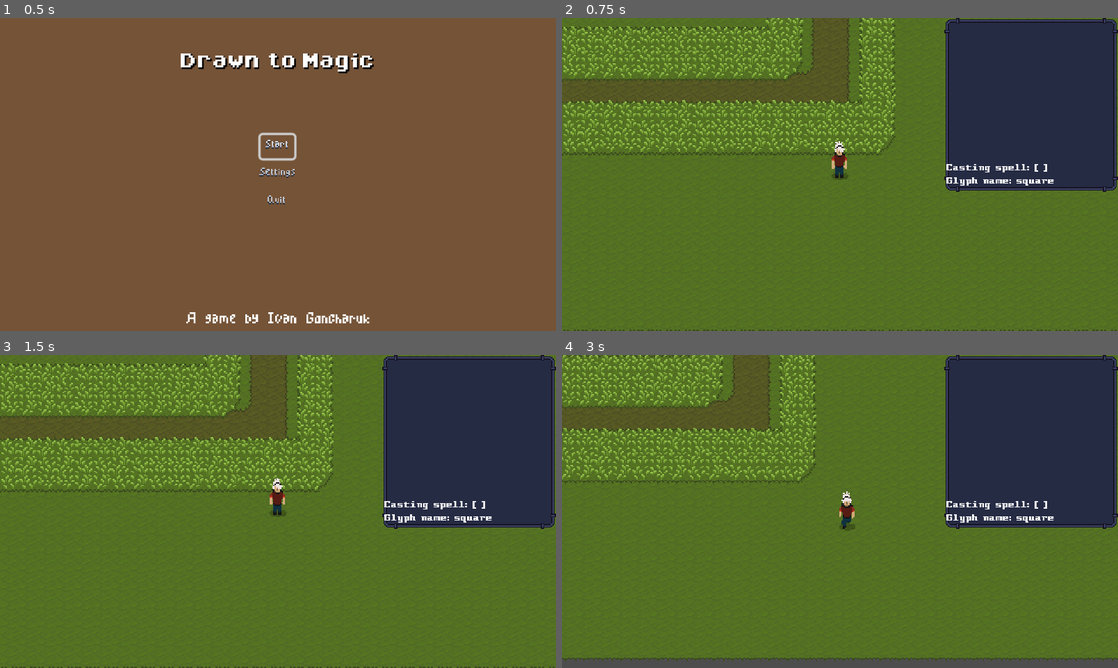
Above: before the commit, frames 1-4 (two rows, left to right).
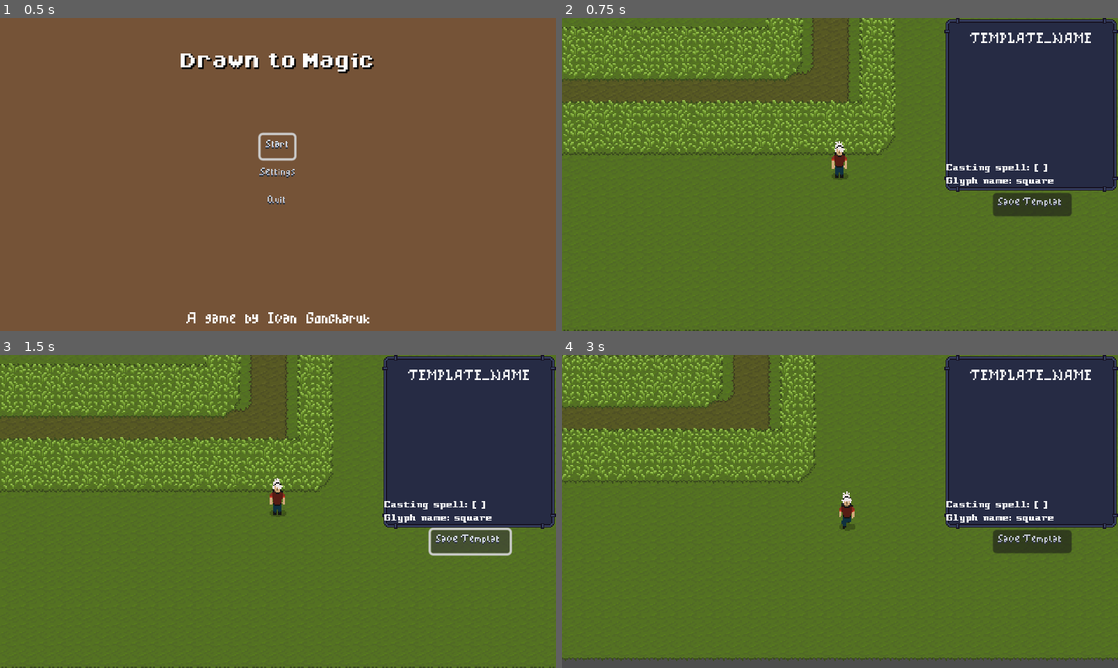
Above: after the commit, the same moments.

Repository: ivangoncharuk/DrawnToMagic
Game: Godot game, scene res://gui/main_menu/main_menu.tscn
Same seed, same stepped clock (60 frames per second), same inputs: the game is played once before the commit and once after it.
Inputs (mouse positions are in pixels of both pictures, inside the frame that each line leads up to):
- Up to frame 1 (0.5 s): no input
- Up to frame 2 (0.75 s): click "Start" at 0.5 s
- Up to frame 3 (1.5 s): click (472, 542) at 1.25 s, where only the run after the commit has a clickable "Save Template"
- Up to frame 4 (3 s): move the mouse to (962, 495) at 2.02 s; hold D (right) 2.03-2.78 s; hold G (show_glyph_drawing_window) 2.03-2.78 s; click (962, 495) at 2.17 s; move the mouse to (728, 527) at 2.77 s; hold S (down) from 2.78 s (still down); tap G (show_glyph_drawing_window) at 2.85 s

Frame 1 is identical in both runs. In frame 2, 1.4% of the frame differs, in the area x 73-96%, y 4-64%; in frame 3, 1.7%, in the area x 73-96%, y 4-65%; in frame 4, 1.4%.

Commit message:
Added button and label to drawing scene on level

Diff:
--- a/gui/drawing/drawing.gd
+++ b/gui/drawing/drawing.gd
@@ -9,6 +9,7 @@
 @onready var drawing_area_rect : ReferenceRect = %ReferenceRect
 @onready var glyph_recognizer : GlyphRecognizer = %GlyphRecognizer
 @onready var spell_label : Label = $SpellName
+@onready var save_glyph_btn : Button = %Button
 var ctr : int = 0
 # Example of how to store the templates as PackedVector2Array
 
@@ -19,11 +20,18 @@
 	glyph_recognizer = GlyphRecognizer.new()
 
 
+
 func _input(event: InputEvent) -> void:
 	if event.is_action_pressed("show_glyph_drawing_window"):
 		toggle_visibility()
 	if self.visible:
 		handle_mouse_input(event)
+	if event.is_action_pressed("save_glyph_template"):
+		var name_dialog = FileDialog.new()
+		name_dialog.set_current_dir(".")
+		name_dialog.connect("file_selected", save_template)
+		name_dialog.popup_centered()
+
 
 
 func toggle_visibility() -> void:
@@ -59,6 +67,11 @@
 	return local_position
 
 
+func save_template(name: String) -> void:
+	var points = line.get_points()
+	glyph_recognizer.templates[name] = PackedVector2Array(points)
+
+
 func _on_drawing_complete(points: PackedVector2Array) -> void:
 	ctr += 1
 	var glyph_name = glyph_recognizer.recognize(points)
@@ -74,3 +87,8 @@
 	else:
 		spell_label.text = "error"
 		print("error")
+
+
+
+func _on_button_pressed():
+	print("Hey")
--- a/levels/game_level_1.tscn
+++ b/levels/game_level_1.tscn
@@ -82,6 +82,33 @@
 Glyph name: square"
 metadata/_edit_use_anchors_ = true
 
+[node name="Button" type="Button" parent="UI/Control/Drawing"]
+unique_name_in_owner = true
+layout_mode = 1
+anchors_preset = -1
+anchor_left = 0.44
+anchor_top = 1.09333
+anchor_right = 0.573333
+anchor_bottom = 1.13833
+grow_horizontal = 2
+grow_vertical = 0
+text = "Save Template"
+metadata/_edit_use_anchors_ = true
+
+[node name="Label" type="Label" parent="UI/Control/Drawing"]
+layout_mode = 1
+anchors_preset = 5
+anchor_left = 0.5
+anchor_right = 0.5
+offset_left = -100.0
+offset_right = 100.0
+offset_bottom = 32.0
+grow_horizontal = 2
+theme_override_font_sizes/font_size = 22
+text = "TEMPLATE_NAME"
+horizontal_alignment = 1
+vertical_alignment = 1
+
 [node name="Paused" parent="UI/Control" instance=ExtResource("4_h5tww")]
 unique_name_in_owner = true
 visible = false
@@ -89,3 +116,4 @@
 metadata/_edit_use_anchors_ = true
 
 [connection signal="drawing_complete" from="UI/Control/Drawing" to="UI" method="_on_drawing_drawing_complete"]
+[connection signal="pressed" from="UI/Control/Drawing/Button" to="UI/Control/Drawing" method="_on_button_pressed"]
Not shown, changed: README.md
